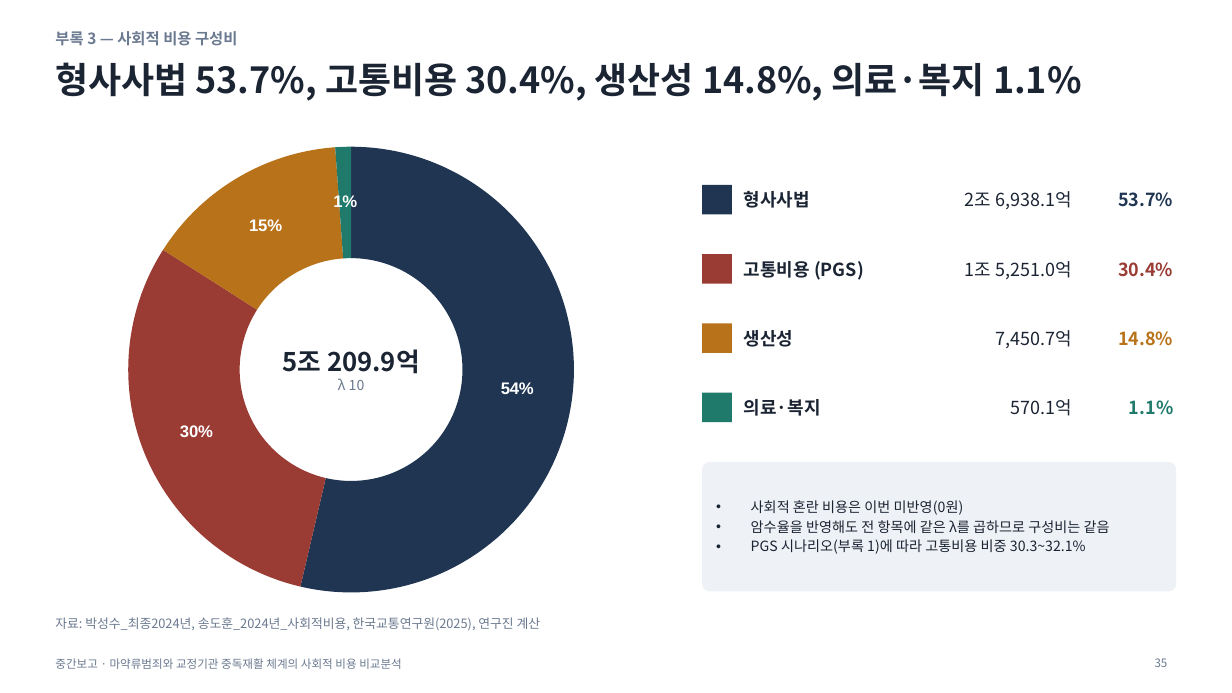
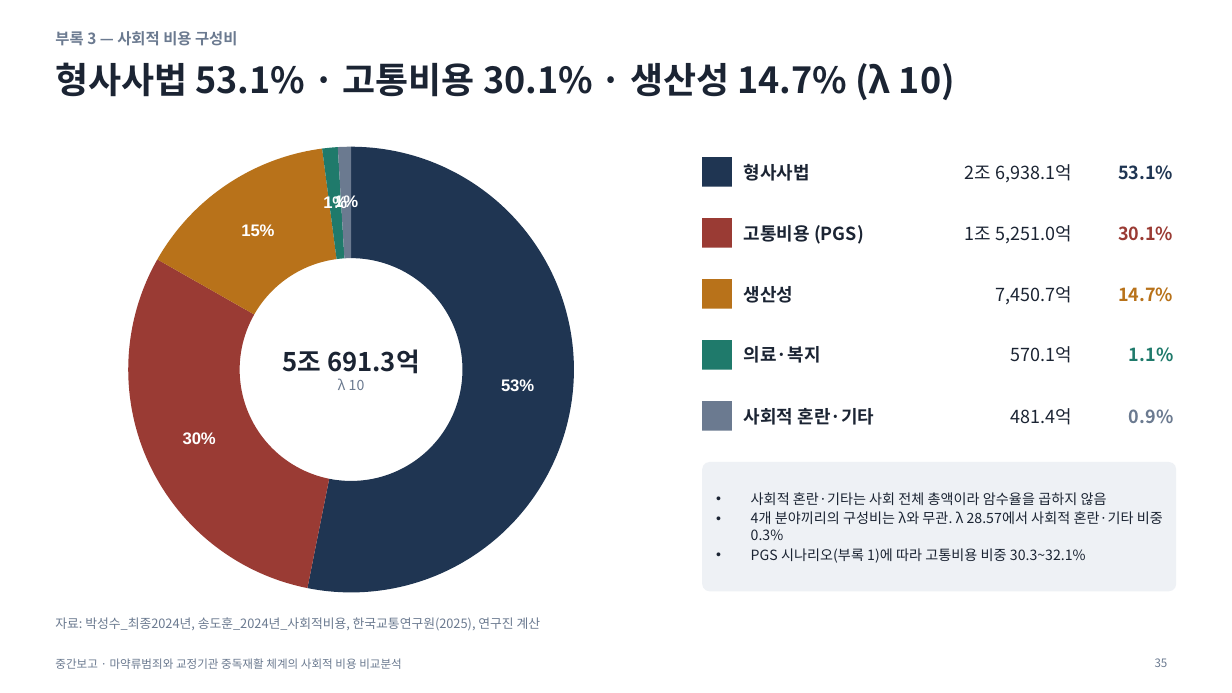
Before and after one commit to adminmrobo/drug-crime-social-cost, a slide deck: slide 35 of deliverables/중간보고_마약류사회적비용.pptx. Drawn at 1232x693 pixels with LibreOffice and Linux fonts; fonts in the diff are those of the drawing. Boxes give left, top, right and bottom in pixels: in the first picture for what was removed or moved away, otherwise in the second. Text is boxed around its words. In the diff, an @@ line names an element or a change of style, - is before the commit and + after.

Commit message:
사회적 혼란·기타 반영(2024 확정), 2025년 시산판 요약본·슬라이드·엑셀 추가

```diff
--- a/deliverables/중간보고_마약류사회적비용.pptx
+++ b/deliverables/중간보고_마약류사회적비용.pptx
@@ title at box(55, 62, 955, 100): text changed @@
-형사사법 53.7%, 고통비용 30.4%, 생산성 14.8%, 의료·복지 1.1%
+형사사법 53.1% · 고통비용 30.1% · 생산성 14.7% (λ 10)
@@ doughnut chart at box(55, 134, 647, 605) @@
-categories: 형사사법, 고통비용(PGS), 생산성, 의료·복지
+categories: 형사사법, 고통비용(PGS), 생산성, 의료·복지, 사회적 혼란·기타
-Series 1: 54, 30, 15, 1
+Series 1: 53, 30, 15, 1, 1
@@ data labels of Series 1 changed @@
@@ 2 texts, 1 rectangle: place and size @@
-2 texts, 1 rectangle at box(702, 185, 1072, 214)
+2 texts, 1 rectangle at box(702, 157, 1072, 187)
@@ text at box(1118, 165, 1173, 180): text changed @@
-53.7%
+53.1%
@@ 2 texts, 1 rectangle: place and size @@
-2 texts, 1 rectangle at box(702, 254, 1072, 284)
+2 texts, 1 rectangle at box(702, 218, 1072, 248)
@@ text at box(1118, 226, 1173, 241): text changed @@
-30.4%
+30.1%
@@ 2 texts, 1 rectangle: place and size @@
-2 texts, 1 rectangle at box(702, 323, 1072, 353)
+2 texts, 1 rectangle at box(702, 279, 1072, 309)
@@ text at box(1118, 287, 1173, 302): text changed @@
-14.8%
+14.7%
@@ text at box(282, 349, 420, 374): text changed @@
-5조 209.9억
+5조 691.3억
@@ 3 texts, 1 rectangle: place and size @@
-3 texts, 1 rectangle at box(702, 393, 1173, 422)
+3 texts, 1 rectangle at box(702, 340, 1173, 370)
@@ rectangle added at box(702, 401, 732, 431), fill #6B7A90 @@
@@ text added at box(744, 408, 875, 425), 14 pt, text #1B2433, bold @@
+사회적 혼란·기타
@@ text added at box(1010, 408, 1072, 425), 14 pt, text #1B2433 @@
+481.4억
@@ text added at box(1129, 409, 1173, 423), 14 pt, text #6B7A90, bold @@
+0.9%
@@ text at box(751, 492, 1163, 540): text changed @@
-• 사회적 혼란 비용은 이번 미반영(0원)
-• 암수율을 반영해도 전 항목에 같은 λ를 곱하므로 구성비는 같음
+• 사회적 혼란·기타는 사회 전체 총액이라 암수율을 곱하지 않음
+• 4개 분야끼리의 구성비는 λ와 무관. λ 28.57에서 사회적 혼란·기타 비중 0.3%
```
Also in this commit, not shown: 12 other slides changed, 14 other files.
